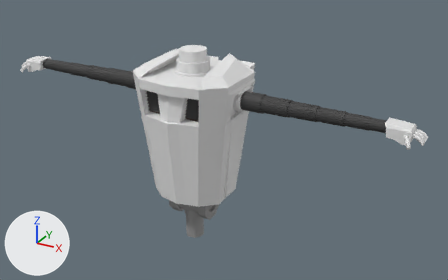
An edit to the FBX model BlendFiles/Robot/Robot3_TPose.fbx, drawn before and after from the same camera.
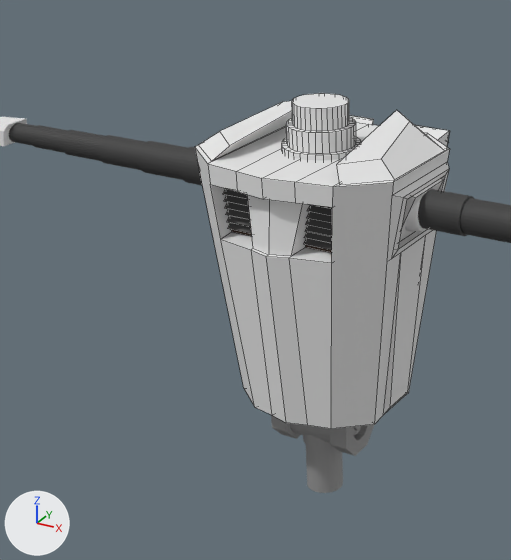
Each version appears first whole from a camera (50 mm lens) standing at (5.67, -9.16, 7.34) and looking at (0.43, 0.38, 2.58), and next in a close-up on the part from 9% to 64% of the width and 0% to 96% of the height. Arrows for +X, +Y and +Z are at lower left; the lights stay in place. The close-ups show mesh edges as thin lines. Where no turn or scale is listed for an object, it has been applied to the vertices.

Objects in the first close-up: 'Arms', 'Axels', 'Chassi'.
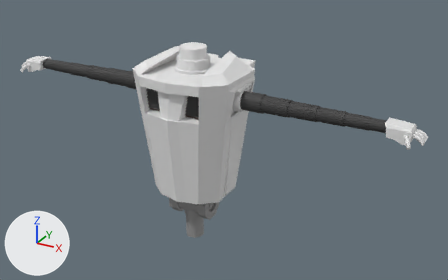
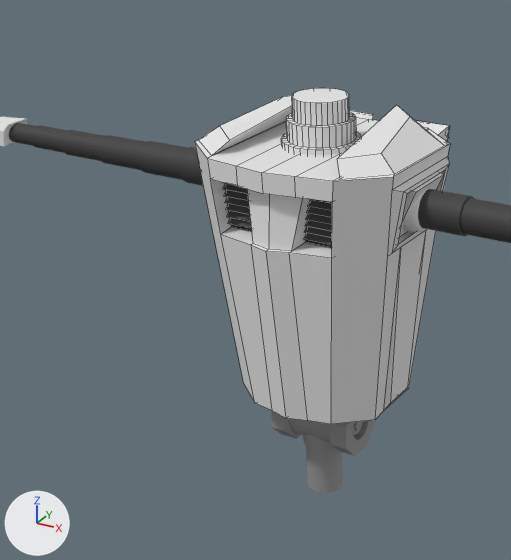
Where the newer file only moved an object's origin or applied its transform, the numbers keep the older frame.

Changed parts and their boxes (x1, y1, x2, y2) in the close-ups (511 x 560 px; the box of a moved part takes in the faces that stretch with it):
'Chassi', reshaped, rescaled: before (195, 93, 450, 429); after (195, 88, 450, 424)
part 1 of me_cube, moved or reshaped: before (281, 93, 361, 161); after (281, 88, 362, 155)
part 2 of me_cube, moved or reshaped: before (195, 101, 450, 429); after (195, 96, 450, 424)

The change, as a diff of the scene's bpy script:
```diff
--- a/BlendFiles/Robot/Robot3_TPose.fbx.py
+++ b/BlendFiles/Robot/Robot3_TPose.fbx.py
@@ me_cube @@
 # used by ob_chassi; location = (0.0, 0.0, 0.0)
-me_cube.from_pydata(...)  # 564 vertices, 456 faces; spans x -1.06..1.06, y -0.92..1.15, z 1.51..4.4
+me_cube.from_pydata(...)  # 564 vertices, 456 faces; spans x -105.67..106.59, y -91.64..114.8, z 149.15..444.8
+# me_cube part 1: the loose piece of 192 vertices spanning x -0.35..0.35, y -0.34..0.36, z 3.96..4.4 is scaled about its middle by 100, then moved by (0.46, 0.92, 418.47)
+# me_cube part 2: 372 of 564 vertices moved; they spanned x -1.06..1.06, y -0.92..1.15, z 1.51..4.23 and now span x -105.67..106.59, y -91.64..114.8, z 149.15..427.94; mean shift (0.43, 11.45, 302.38); largest move (-0.42, 0.6, 4.23) -> (-41.64, 60.15, 427.94)
 me_cube.materials.append(mat_material)
@@ ob_chassi @@
 ob_chassi.location = (0.0, 0.0, 0.0)
+ob_chassi.scale = (0.01, 0.01, 0.01)
```
